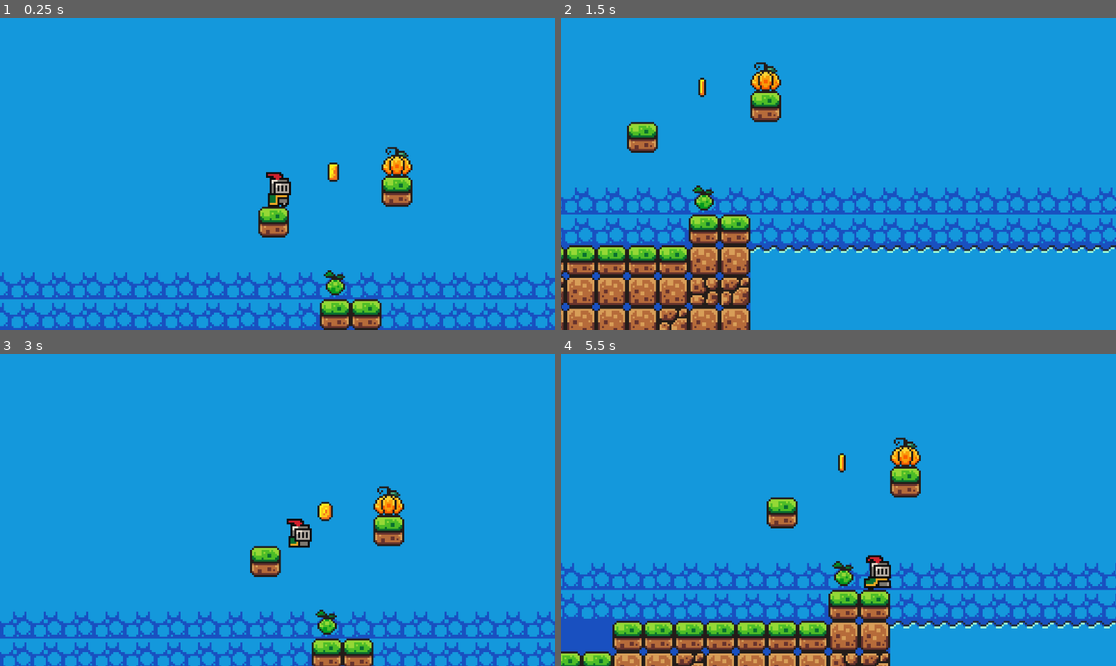
Above: before the commit, frames 1-4 (two rows, left to right).
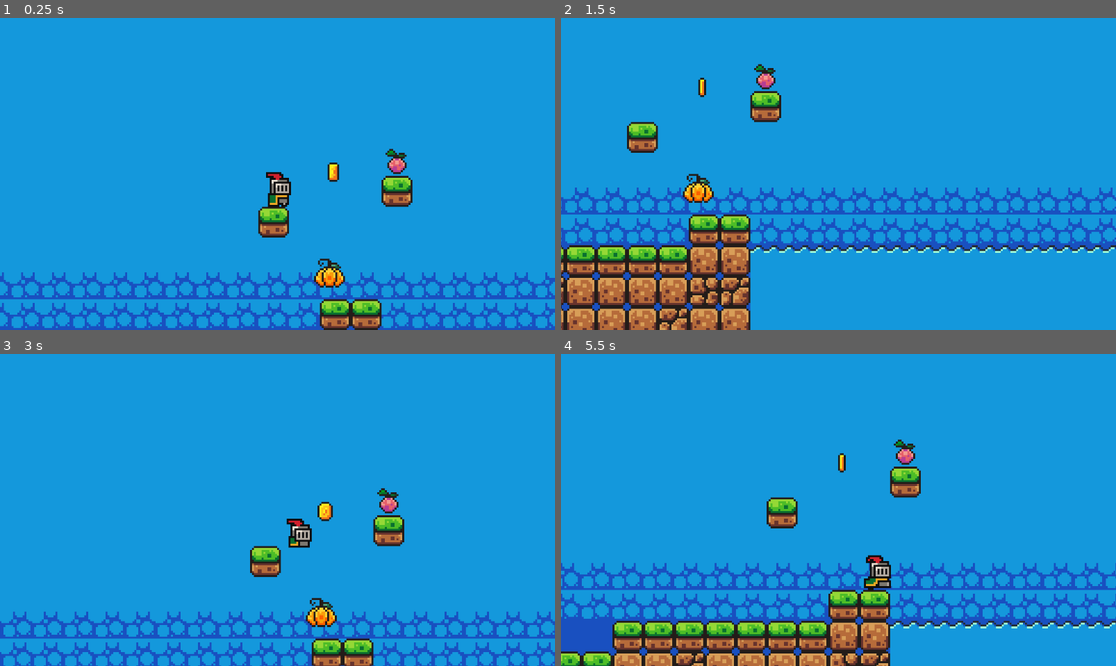
Above: after the commit, the same moments.

Repository: sahilchess/Fruity-Frenzy
Game: Godot game, scene res://levels/level_1.tscn
The game is run twice, just before and just after one commit, with the same random seed, the same clock (stepped at 60 frames per second) and the same inputs.
Inputs:
- Up to frame 1 (0.25 s): no input
- Up to frame 2 (1.5 s): tap Enter at 0.5 s; hold D (move_right) from 0.53 s (still down); tap Up (jump) at 0.6, 0.77, 1.07, 1.35 s
- Up to frame 3 (3 s): tap Up (jump) at 1.52, 1.82, 2.1, 2.85 s; release D (move_right) at 2.03 s; hold A (move_left) 2.03-2.78 s; hold D (move_right) from 2.78 s (still down)
- Up to frame 4 (5.5 s): tap Up (jump) at 3.02, 3.32, 3.6, 3.77, 4.07, 4.35, 4.52, 4.82, 5.1 s; release D (move_right) at 4.28 s; hold A (move_left) 4.28-5.03 s; hold D (move_right) from 5.03 s (still down)

The runs differ from the first frame. In frame 1, 0.8% of the frame differs, in the area x 56-75%, y 41-89%; in frame 2, 0.8%, in the area x 21-40%, y 14-62%; in frame 3, 0.8%; in frame 4, 0.6%.

Commit message:
Refactor peach_jump scene and script structure

Diff:
--- a/levels/level_1.tscn
+++ b/levels/level_1.tscn
@@ -429,4 +429,4 @@
 position = Vector2(633, -152)
 
 [node name="Peach_Jump" parent="." instance=ExtResource("9_3sk1a")]
-position = Vector2(601, -81)
+position = Vector2(598, -94)
--- a/scenes/next_level.tscn
+++ b/scenes/next_level.tscn
@@ -1,26 +1,62 @@
-[gd_scene load_steps=7 format=3 uid="uid://kgtfnjuu4ifo"]
+[gd_scene load_steps=10 format=3 uid="uid://kgtfnjuu4ifo"]
 
 [ext_resource type="Script" uid="uid://kuvawudkntq" path="res://scripts/next_level.gd" id="1_sd4vo"]
-[ext_resource type="Texture2D" uid="uid://jasqxcrfkh21" path="res://assets/sprites/world_tileset.png" id="2_e8fy2"]
+[ext_resource type="Texture2D" uid="uid://b405dv8qcs61d" path="res://assets/sprites/fruit.png" id="2_e8fy2"]
 [ext_resource type="AudioStream" uid="uid://bke387uqloq1k" path="res://assets/sounds/level_up.wav" id="3_e8fy2"]
 
-[sub_resource type="AtlasTexture" id="AtlasTexture_wlp6t"]
+[sub_resource type="AtlasTexture" id="AtlasTexture_k6his"]
 atlas = ExtResource("2_e8fy2")
-region = Rect2(64, 128, 16, 16)
+region = Rect2(0, 32, 16, 16)
+
+[sub_resource type="AtlasTexture" id="AtlasTexture_e0vt6"]
+atlas = ExtResource("2_e8fy2")
+region = Rect2(0, 0, 16, 16)
+
+[sub_resource type="AtlasTexture" id="AtlasTexture_ifhdm"]
+atlas = ExtResource("2_e8fy2")
+region = Rect2(0, 48, 16, 16)
+
+[sub_resource type="AtlasTexture" id="AtlasTexture_3a5fh"]
+atlas = ExtResource("2_e8fy2")
+region = Rect2(0, 16, 16, 16)
 
 [sub_resource type="SpriteFrames" id="SpriteFrames_il65w"]
 animations = [{
 "frames": [{
 "duration": 1.0,
-"texture": SubResource("AtlasTexture_wlp6t")
+"texture": SubResource("AtlasTexture_k6his")
 }],
 "loop": true,
-"name": &"default",
+"name": &"gold",
+"speed": 5.0
+}, {
+"frames": [{
+"duration": 1.0,
+"texture": SubResource("AtlasTexture_e0vt6")
+}],
+"loop": true,
+"name": &"grass",
+"speed": 5.0
+}, {
+"frames": [{
+"duration": 1.0,
+"texture": SubResource("AtlasTexture_ifhdm")
+}],
+"loop": true,
+"name": &"ice",
+"speed": 5.0
+}, {
+"frames": [{
+"duration": 1.0,
+"texture": SubResource("AtlasTexture_3a5fh")
+}],
+"loop": true,
+"name": &"sand",
 "speed": 5.0
 }]
 
 [sub_resource type="RectangleShape2D" id="RectangleShape2D_jymac"]
-size = Vector2(16, 15)
+size = Vector2(13, 13.5)
 
 [node name="next_level" type="Area2D"]
 collision_mask = 2
--- a/scenes/peach_jump.tscn
+++ b/scenes/peach_jump.tscn
@@ -1,79 +1,46 @@
-[gd_scene load_steps=10 format=3 uid="uid://bpe77i5ldpxda"]
+[gd_scene load_steps=7 format=3 uid="uid://dvrcmaotyh06"]
 
-[ext_resource type="Script" uid="uid://2lms782y4o31" path="res://scripts/peach_jump.gd" id="1_k6his"]
-[ext_resource type="AudioStream" uid="uid://dlg3ymtlkwwqr" path="res://assets/sounds/power_up.wav" id="2_e0vt6"]
-[ext_resource type="Texture2D" uid="uid://b405dv8qcs61d" path="res://assets/sprites/fruit.png" id="3_ifhdm"]
+[ext_resource type="Script" uid="uid://bf5vrdu563mas" path="res://scripts/peach_jump.gd" id="1_k6his"]
+[ext_resource type="Texture2D" uid="uid://jasqxcrfkh21" path="res://assets/sprites/world_tileset.png" id="2_k6his"]
+[ext_resource type="AudioStream" uid="uid://dlg3ymtlkwwqr" path="res://assets/sounds/power_up.wav" id="3_ifhdm"]
 
-[sub_resource type="AtlasTexture" id="AtlasTexture_3a5fh"]
-atlas = ExtResource("3_ifhdm")
-region = Rect2(0, 32, 16, 16)
+[sub_resource type="AtlasTexture" id="AtlasTexture_wlp6t"]
+atlas = ExtResource("2_k6his")
+region = Rect2(64, 128, 16, 16)
 
-[sub_resource type="AtlasTexture" id="AtlasTexture_f1nsq"]
-atlas = ExtResource("3_ifhdm")
-region = Rect2(0, 0, 16, 16)
-
-[sub_resource type="AtlasTexture" id="AtlasTexture_1hf0m"]
-atlas = ExtResource("3_ifhdm")
-region = Rect2(0, 48, 16, 16)
-
-[sub_resource type="AtlasTexture" id="AtlasTexture_0v1mq"]
-atlas = ExtResource("3_ifhdm")
-region = Rect2(0, 16, 16, 16)
-
-[sub_resource type="SpriteFrames" id="SpriteFrames_y6a5d"]
+[sub_resource type="SpriteFrames" id="SpriteFrames_il65w"]
 animations = [{
 "frames": [{
 "duration": 1.0,
-"texture": SubResource("AtlasTexture_3a5fh")
+"texture": SubResource("AtlasTexture_wlp6t")
 }],
 "loop": true,
-"name": &"gold",
+"name": &"default",
 "speed": 5.0
 }, {
-"frames": [{
-"duration": 1.0,
-"texture": SubResource("AtlasTexture_f1nsq")
-}],
+"frames": [],
 "loop": true,
-"name": &"grass",
-"speed": 5.0
-}, {
-"frames": [{
-"duration": 1.0,
-"texture": SubResource("AtlasTexture_1hf0m")
-}],
-"loop": true,
-"name": &"ice",
-"speed": 5.0
-}, {
-"frames": [{
-"duration": 1.0,
-"texture": SubResource("AtlasTexture_0v1mq")
-}],
-"loop": true,
-"name": &"sand",
+"name": &"new_animation",
 "speed": 5.0
 }]
 
-[sub_resource type="CircleShape2D" id="CircleShape2D_hmtx0"]
-radius = 5.0
+[sub_resource type="RectangleShape2D" id="RectangleShape2D_jymac"]
+size = Vector2(13, 13.5)
 
-[node name="Peach_Jump" type="Node2D"]
+[node name="peach" type="Area2D"]
+collision_mask = 2
 script = ExtResource("1_k6his")
 
-[node name="powerup" type="AudioStreamPlayer" parent="."]
-stream = ExtResource("2_e0vt6")
+[node name="AnimatedSprite2D" type="AnimatedSprite2D" parent="."]
+sprite_frames = SubResource("SpriteFrames_il65w")
+autoplay = "default"
+
+[node name="CollisionShape2D" type="CollisionShape2D" parent="."]
+position = Vector2(0, 0.5)
+shape = SubResource("RectangleShape2D_jymac")
+
+[node name="level_up" type="AudioStreamPlayer" parent="."]
+stream = ExtResource("3_ifhdm")
 bus = &"SFX"
 
-[node name="Area2D" type="Area2D" parent="."]
-
-[node name="AnimatedSprite2D" type="AnimatedSprite2D" parent="Area2D"]
-position = Vector2(0, -8)
-sprite_frames = SubResource("SpriteFrames_y6a5d")
-animation = &"grass"
-
-[node name="CollisionShape2D" type="CollisionShape2D" parent="Area2D"]
-position = Vector2(0, -6)
-shape = SubResource("CircleShape2D_hmtx0")
-
-[connection signal="body_entered" from="Area2D" to="." method="_on_area_2d_body_entered"]
+[connection signal="body_entered" from="." to="." method="_on_body_entered"]
--- a/scenes/player.tscn
+++ b/scenes/player.tscn
@@ -3,6 +3,12 @@
 [ext_resource type="Texture2D" uid="uid://bbuovss1k4koe" path="res://assets/sprites/knight.png" id="1_3vyb7"]
 [ext_resource type="Script" uid="uid://rwjmukp0bd25" path="res://scripts/player.gd" id="1_g2els"]
 [ext_resource type="AudioStream" uid="uid://dggk3xavdgbl5" path="res://assets/sounds/jump.wav" id="3_qhqgy"]
+
+[sub_resource type="CircleShape2D" id="CircleShape2D_g2els"]
+radius = 6.0
+
+[sub_resource type="RectangleShape2D" id="RectangleShape2D_qhqgy"]
+size = Vector2(10, 5)
 
 [sub_resource type="AtlasTexture" id="AtlasTexture_g2els"]
 atlas = ExtResource("1_3vyb7")
@@ -169,16 +175,18 @@
 "speed": 10.0
 }]
 
-[sub_resource type="CircleShape2D" id="CircleShape2D_g2els"]
-radius = 6.0
-
-[sub_resource type="RectangleShape2D" id="RectangleShape2D_qhqgy"]
-size = Vector2(10, 5)
-
 [node name="Player" type="CharacterBody2D" groups=["Player"]]
 z_index = 7
 collision_layer = 2
 script = ExtResource("1_g2els")
+
+[node name="CollisionShape2D" type="CollisionShape2D" parent="."]
+position = Vector2(0, -6)
+shape = SubResource("CircleShape2D_g2els")
+
+[node name="CollisionShape2D2" type="CollisionShape2D" parent="."]
+position = Vector2(1, -10.5)
+shape = SubResource("RectangleShape2D_qhqgy")
 
 [node name="AnimatedSprite2D" type="AnimatedSprite2D" parent="."]
 z_index = 5
@@ -187,14 +195,6 @@
 animation = &"run"
 autoplay = "idle"
 
-[node name="CollisionShape2D" type="CollisionShape2D" parent="."]
-position = Vector2(0, -6)
-shape = SubResource("CircleShape2D_g2els")
-
-[node name="CollisionShape2D2" type="CollisionShape2D" parent="."]
-position = Vector2(1, -10.5)
-shape = SubResource("RectangleShape2D_qhqgy")
-
 [node name="jump_sound" type="AudioStreamPlayer" parent="."]
 stream = ExtResource("3_qhqgy")
 bus = &"SFX"
--- a/scripts/next_level.gd
+++ b/scripts/next_level.gd
@@ -2,7 +2,7 @@
 
 const FILE_BEGIN = "res://levels/level_"
 
-func _on_body_entered(body):
+func _on_body_entered(body: Node2D) -> void:
 	if body.is_in_group("Player"):
 		var current_scene_file = get_tree().current_scene.scene_file_path
 		var next_level_number = current_scene_file.to_int() + 1
--- a/scripts/peach_jump.gd
+++ b/scripts/peach_jump.gd
@@ -1,22 +1,15 @@
-extends Node2D
+extends Area2D
 
+@onready var animated_sprite_2d: AnimatedSprite2D = $AnimatedSprite2D
+@onready var collision_shape_2d: CollisionShape2D = $CollisionShape2D
 @onready var powerup: AudioStreamPlayer = $powerup
-@onready var area_2d: Area2D = $Area2D
-@onready var animated_sprite_2d: AnimatedSprite2D = $Area2D/AnimatedSprite2D
-@onready var collision_shape_2d: CollisionShape2D = $Area2D/CollisionShape2D
-
-# 130
-# -300
-
-# 200
-# -500
-
-# slowness is 50
+@onready var level_up: AudioStreamPlayer = $level_up
 
 
-func _on_area_2d_body_entered(body: Node2D) -> void:
-	collision_shape_2d.disabled = true
+func _on_body_entered(body: Node2D) -> void:
+	print("hihihiih")
 	animated_sprite_2d.hide()
-	powerup.play()
-	await powerup.finished
+	collision_shape_2d.disabled= true
+	level_up.play()
+	await level_up.finished
 	queue_free()
Not shown: 1 places in levels/level_1.tscn that only renumber resources
Not shown, changed: scripts/peach_jump.gd.uid
